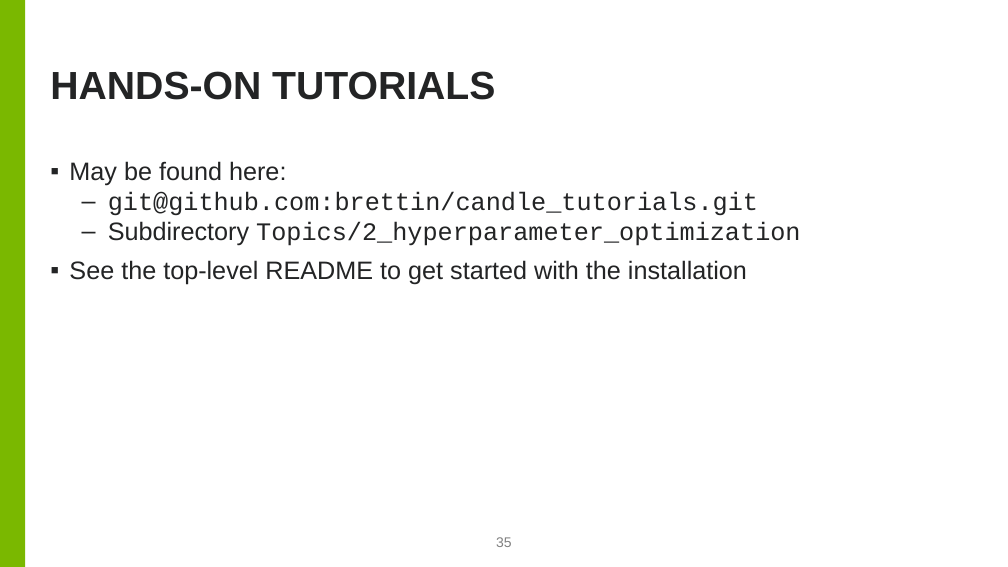
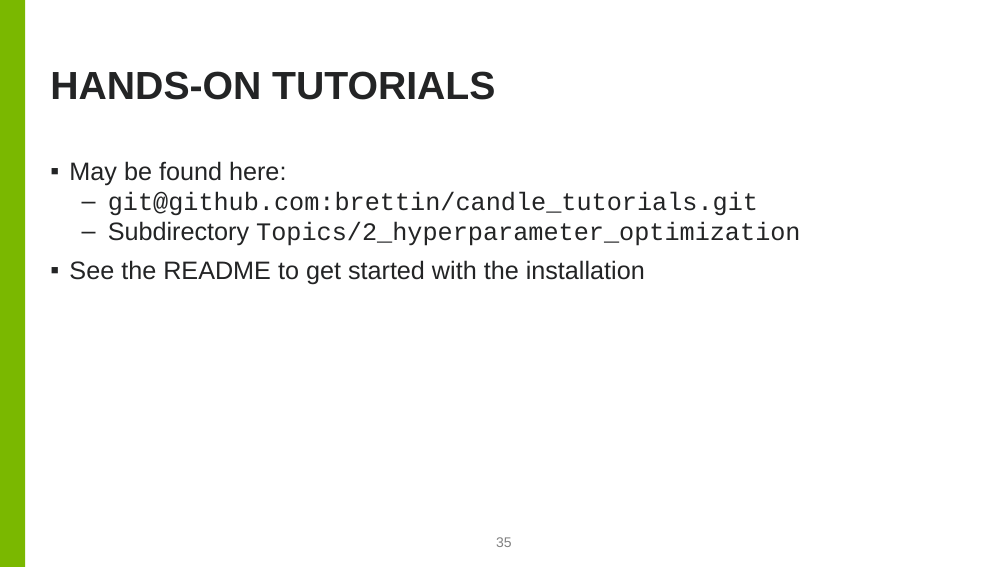
Before and after one commit to brettin/candle_tutorials, a slide deck: slide 35 of Topics/2_hyperparameter_optimization/hpo.pptx. Drawn at 1008x567 pixels with LibreOffice and Linux fonts; fonts in the diff are those of the drawing; background and template pictures are left out. Boxes give left, top, right and bottom in pixels: in the first picture for what was removed or moved away, otherwise in the second. Text is boxed around its words. In the diff, an @@ line names an element or a change of style, - is before the commit and + after.

```diff
--- a/Topics/2_hyperparameter_optimization/hpo.pptx
+++ b/Topics/2_hyperparameter_optimization/hpo.pptx
@@ text at [69, 260, 645, 285]: text changed @@
-▪ See the top-level README to get started with the installation
+▪ See the README to get started with the installation
```
Also in this commit, not shown: 6 other slides changed.
